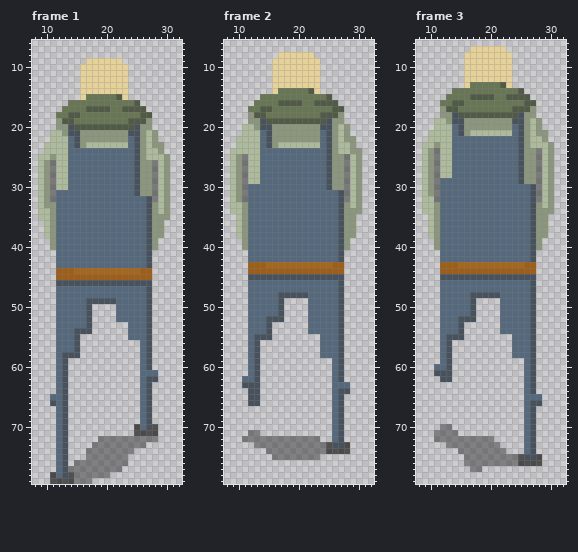
A pixel-art file gets an edit: game/images/animations/GardenerSuitWalkingUp.ase. The first picture shows the starting point.
40x80 pixels, 6 frames. Shown: frame 1: x 8..32, y 6..79; frame 2: x 8..32, y 6..79; frame 3: x 8..32, y 6..79. The commit also changed other frames, which this record leaves out.
After:
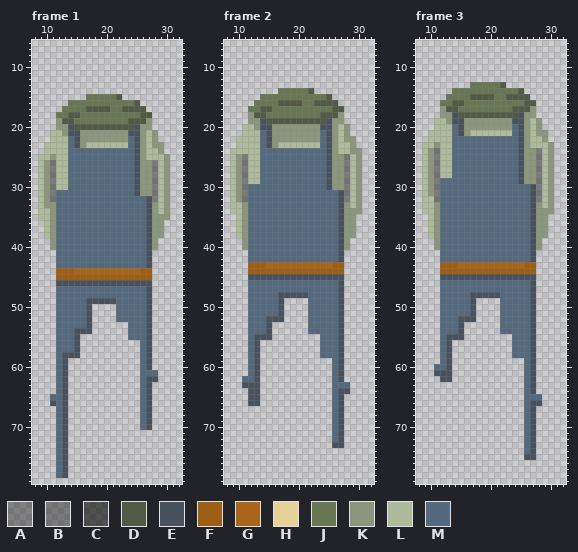
Palette (. is transparent): A #00000060  B #00000067  C #0000009c  D #505a45  E #47525e  F #9e5e15  G #a8661b  H #e6d297  J #677753  K #8b967d  L #adbb9c  M #54697d
Change:
layer "Layer 2" removed
Changed rows in their new state; - is an unchanged pixel.
Frame 1, layer "Layer 1":
first column x 16:
 9 -......-
10 ........
11 ........
12 ........
13 ........
14 ........
15 .------.
first column x 11:
70 --------------.--.
71 --------------....
72 --------..........
73 -------.........--
74 ------........----
75 ------.......-----
76 ----.........-----
77 ---.........------
78 .--.......--------
79 .......-----------
Frame 2, layer "Layer 1":
first column x 16:
 8 -......-
 9 ........
10 ........
11 ........
12 ........
13 ........
14 .------.
first column x 11:
71 -..---------------
72 .............-----
73 --.............--.
74 ----..............
75 -----........-----
Frame 3, layer "Layer 1":
first column x 16:
 7 -......-
 8 ........
 9 ........
10 ........
11 ........
12 ........
13 .------.
first column x 11:
70 -..---------------
71 ....--------------
72 ..........--------
73 --.........-------
74 ----........------
75 -----..........--.
76 -----.............
77 ------..----------
Pixel boxes of the changes (left, top, right, bottom) in both pictures:
erased: (80, 58, 128, 100)
erased: (50, 424, 158, 484)
erased: (272, 52, 320, 94)
erased: (242, 430, 350, 460)
erased: (464, 46, 512, 88)
erased: (434, 424, 542, 472)
